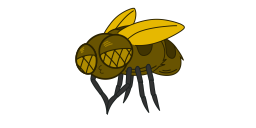
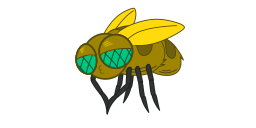
Before/after of a 256x128 layered artwork. What changed in the layer stack:
painted on "Capa 50 - copia" over [75, 43, 98, 75]
painted on "Capa 51 - copia" over [98, 33, 134, 69]
painted on "Capa 50 - copia 2" over [75, 43, 98, 75]
showed group "OjoAbiertoD - copia" (1 layers) over [98, 33, 134, 69]
painted on "Capa 51 - copia 2" over [98, 33, 134, 69]
showed group "OjoCerradoI - copia" (1 layers) over [75, 43, 98, 75]
painted on "Capa 50 - copia 3" over [75, 43, 98, 75]
showed group "OjoCerradoD - copia" (1 layers) over [98, 33, 134, 69]
painted on "Capa 51 - copia 3" over [98, 33, 134, 69]
painted on "Capa 10 - copia" over [82, 32, 129, 80]
painted on "Capa 13 - copia" over [116, 18, 185, 46]
painted on "Capa 11 - copia" over [101, 25, 167, 76]
painted on "Capa 14 - copia" over [100, 7, 137, 43]
painted on "Capa 12 - copia" over [141, 34, 184, 76]
